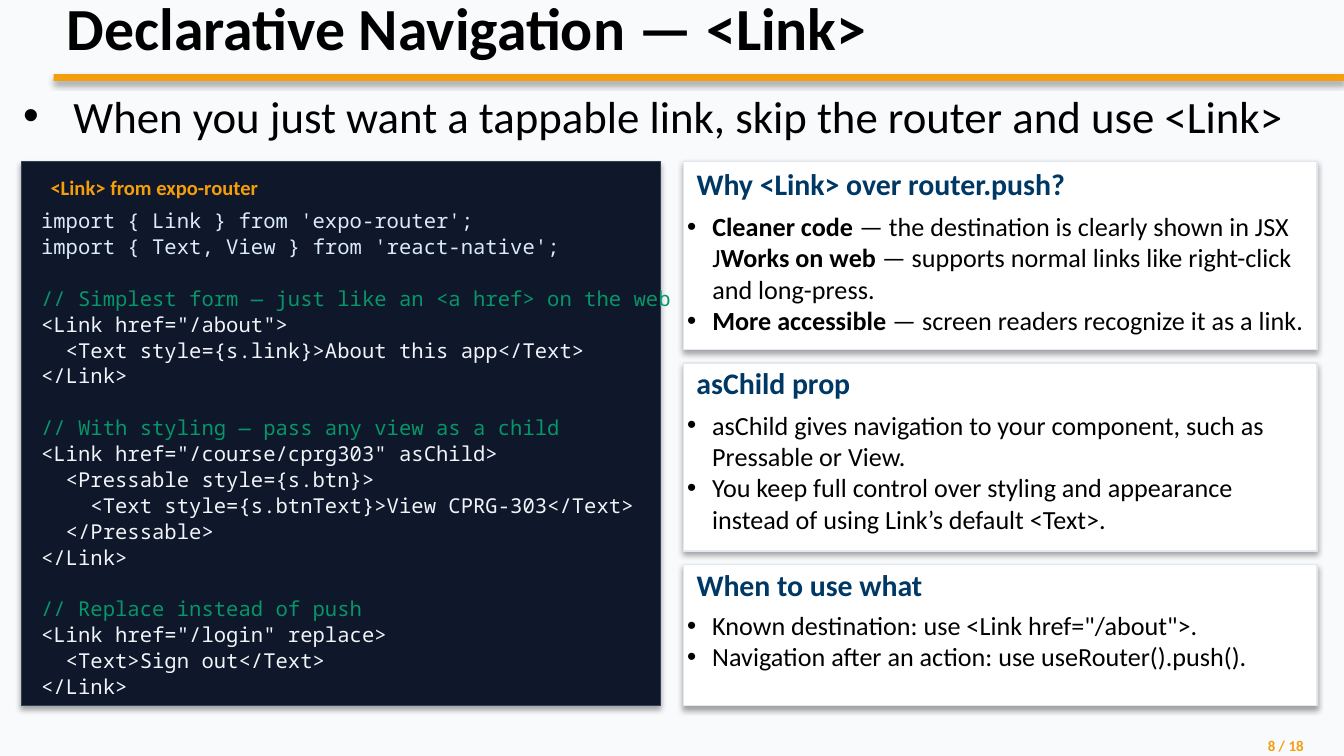
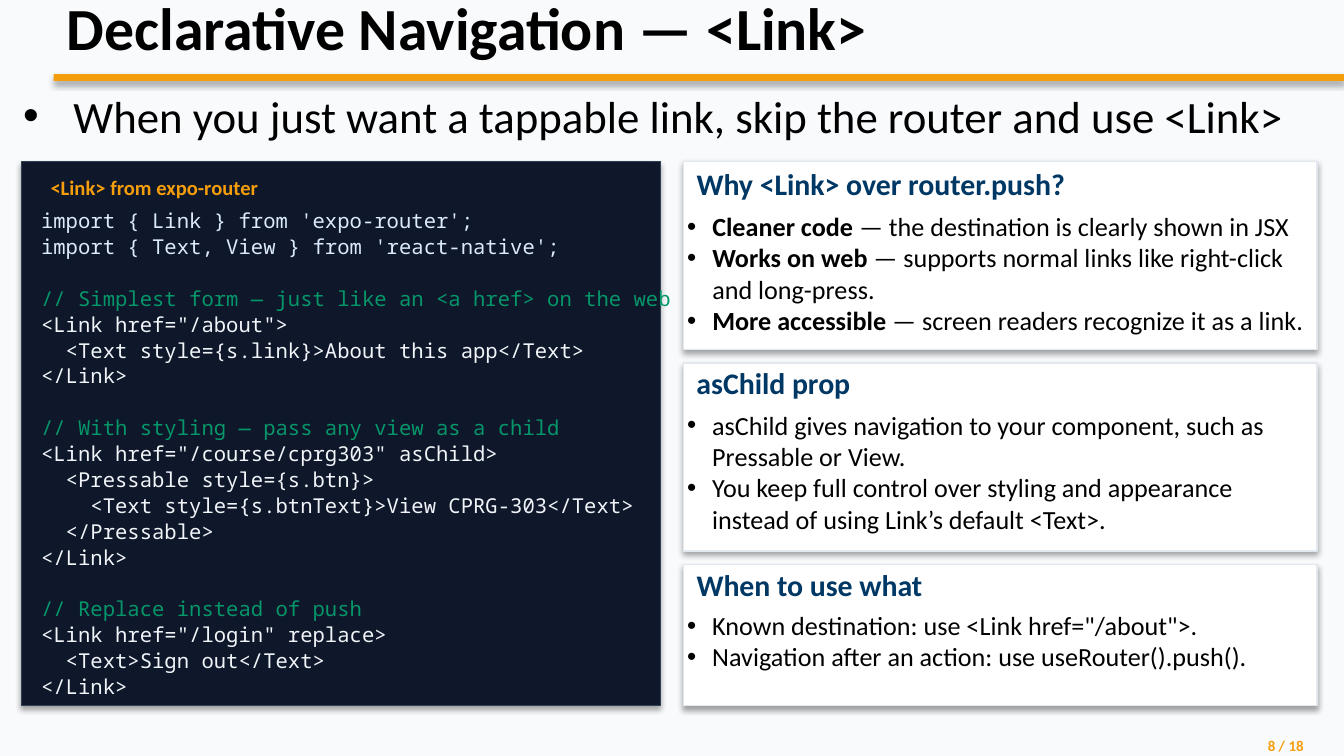
Before and after one commit to wlasitz-jeremy/Mobile-Application-Development-CPRG-303, a slide deck: slide 10 of Unit 4/Stack_Navigation_Updated.pptx. Drawn at 1344x756 pixels with LibreOffice and Linux fonts; fonts in the diff are those of the drawing. Boxes give left, top, right and bottom in pixels: in the first picture for what was removed or moved away, otherwise in the second. Text is boxed around its words. In the diff, an @@ line names an element or a change of style, - is before the commit and + after.

```diff
--- a/Unit 4/Stack_Navigation_Updated.pptx
+++ b/Unit 4/Stack_Navigation_Updated.pptx
@@ text at [712, 217, 1289, 304]: text changed @@
-• Cleaner code — the destination is clearly shown in JSX JWorks on web — supports normal links like right-click and long-press.
+• Cleaner code — the destination is clearly shown in JSX
+• Works on web — supports normal links like right-click and long-press.
```
Also in this commit, not shown: 7 other slides changed, 1 slide added, 36 other files.
